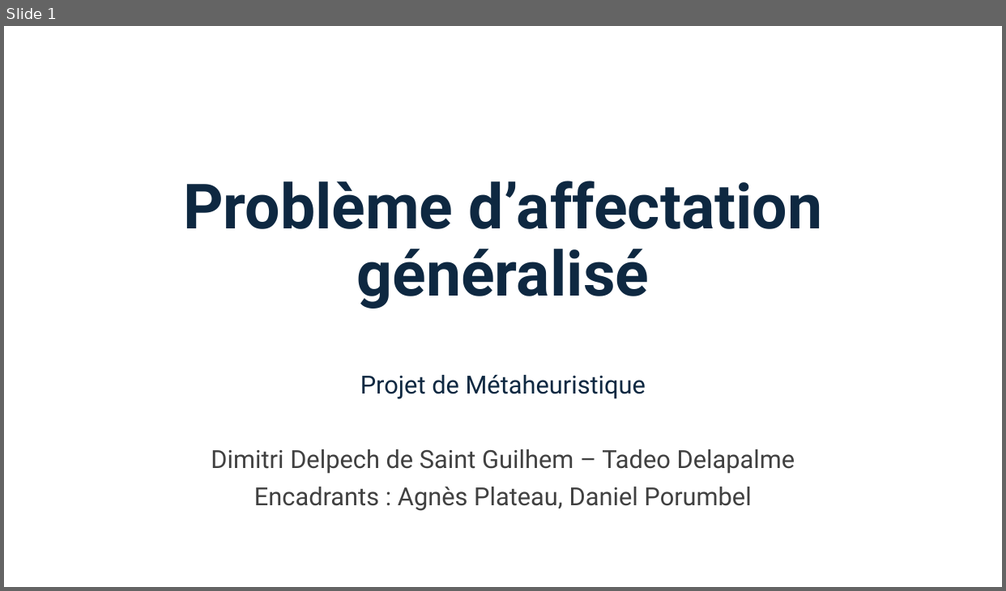
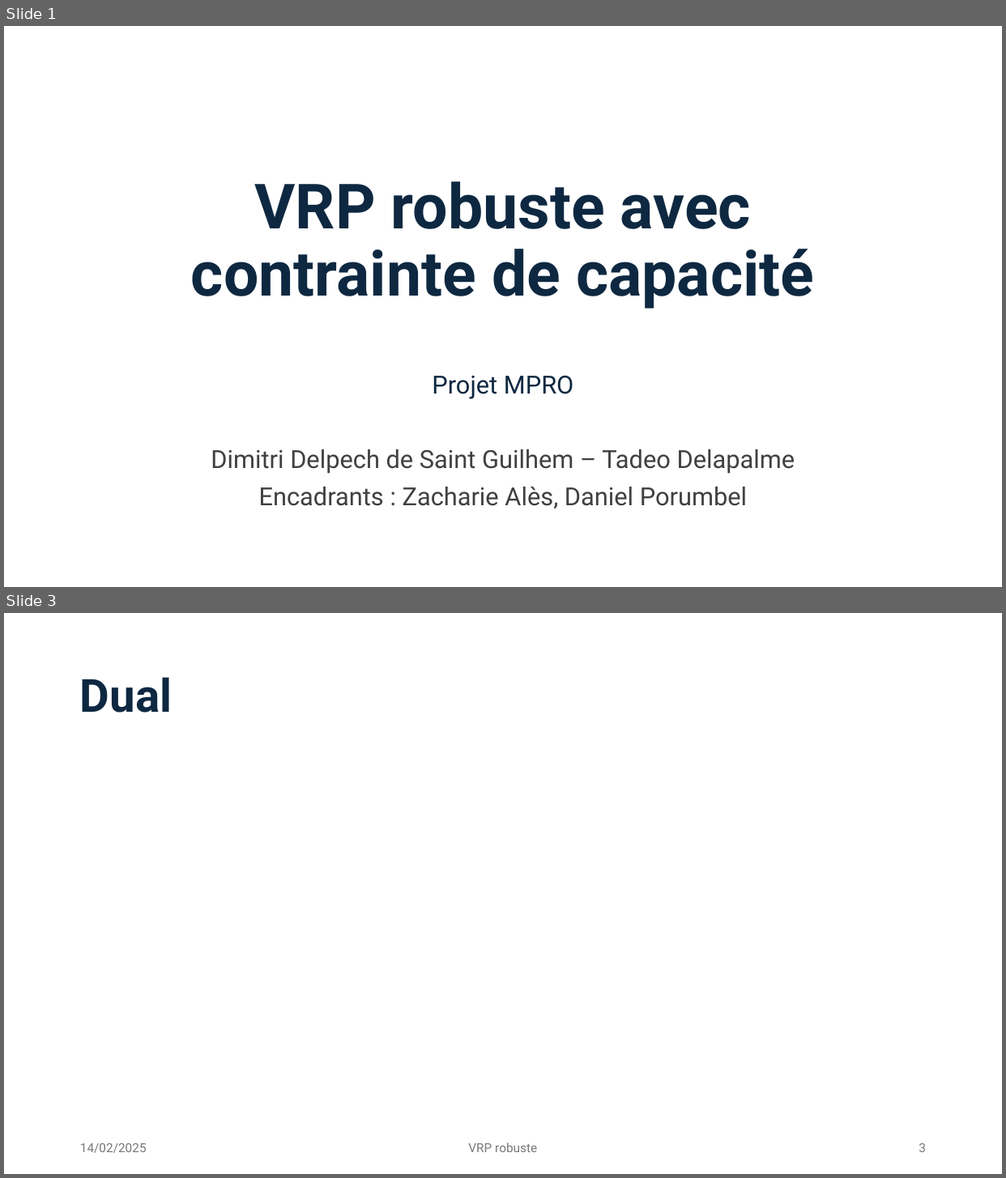
Before and after one commit to Darthkiller2Jr/projet_mpro, a slide deck: Présentation Projet.pptx. Shown one above the other, each under a label of ours: slide 1 before the commit, slides 1 and 3 after it; the slides between them are not shown. The pictures are 1006x591 and 1006x1178 pixels, drawn with LibreOffice and Linux fonts; fonts in the diff are those of the drawing. Boxes give left, top, right and bottom in pixels: in the first picture for what was removed or moved away, otherwise in the second. Text is boxed around its words. In the diff, an @@ line names an element or a change of style, - is before the commit and + after.

```diff
--- a/Présentation Projet.pptx
+++ b/Présentation Projet.pptx
@@ slide 3 added at (4,613,1002,1174), background #FFFFFF @@
@@ title added at (80,677,172,713), 44 pt, text #0E2841, bold @@
+Dual
@@ text added at (80,1144,147,1153), 12 pt, text #797979 @@
+14/02/2025
@@ text added at (468,1143,537,1152), 12 pt, text #797979 @@
+VRP robuste
@@ page number added at (918,1144,926,1152), 12 pt, text #797979 @@
+3
@@ slide 1 changed as well @@
@@ title at (191,182,814,309): text changed @@
-Problème d’affectation généralisé
+VRP robuste avec contrainte de capacité
@@ subtitle at (432,375,573,399): text changed @@
-Projet de Métaheuristique
+Projet MPRO
@@ subtitle at (259,487,747,509): text changed @@
-Encadrants : Agnès Plateau, Daniel Porumbel
+Encadrants : Zacharie Alès, Daniel Porumbel
```
Also in this commit, not shown: 2 other slides added, 12 slides removed, 2 other files.
